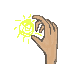
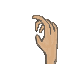
Before/after of a 64 x 64 layered artwork. What changed in the layer stack:
painted on "Layer 1" over bbox(31, 33, 41, 43)
hid "Layer 3" over bbox(14, 14, 42, 44)
